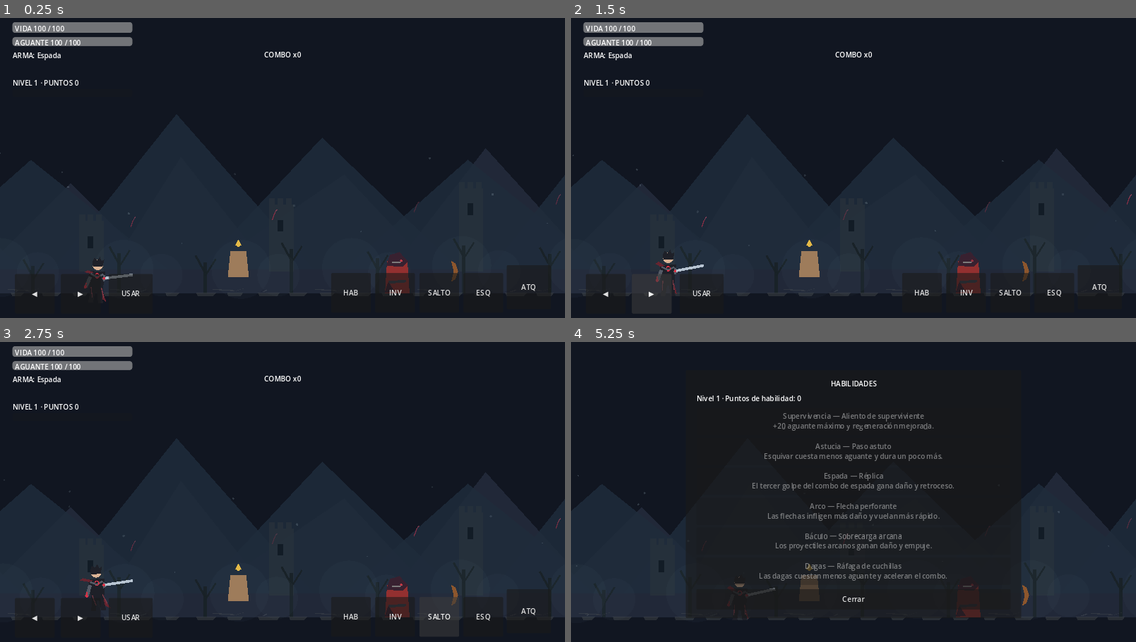
Above: before the commit, frames 1-4 (two rows, left to right).
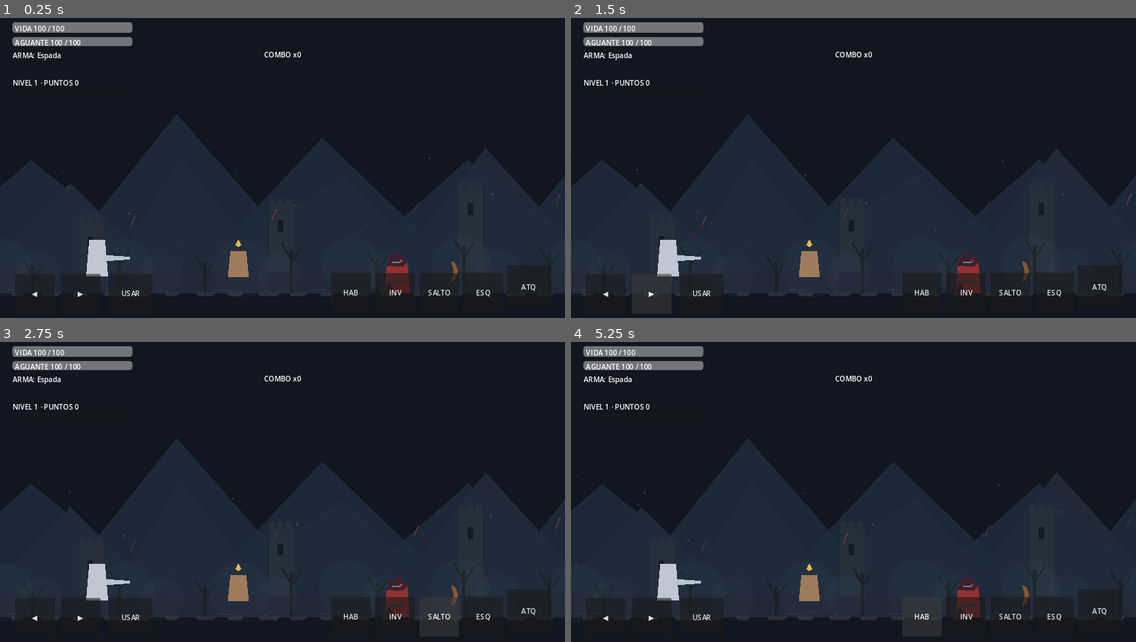
Above: after the commit, the same moments.

Repository: LoloscarPrr/EchoFragment
Game: Godot game, scene res://scenes/main/Main.tscn
The game is run twice, just before and just after one commit, with the same random seed, the same clock (stepped at 60 frames per second) and the same inputs.
Inputs (mouse positions are in pixels of both pictures, inside the frame that each line leads up to):
- Up to frame 1 (0.25 s): no input
- Up to frame 2 (1.5 s): click "◀" at 0.5 s; click "▶" at 1.25 s
- Up to frame 3 (2.75 s): click "SALTO" at 2 s
- Up to frame 4 (5.25 s): click "ESQ" at 2.75 s; click "INV" at 3.5 s; click (853, 474) at 4.25 s, where only the run before the commit has a clickable "Cerrar"; click "HAB" at 5 s

The runs differ from the first frame. In frame 1, 0.5% of the frame differs, in the area x 14-24%, y 73-95%; in frame 2, 0.5%; in frame 3, 0.5%; in frame 4, 10%, in the area x 2-97%, y 1-93%.
Error after the commit: Parse Error: Could not parse global class "CanonicalProtagonistVisual" from "res://scripts/player/CanonicalProtagonistVisual.gd". (res://scripts/player/Player.…

Commit message:
feat(visual): integrate canonical Portador del Eco reference poses into live sword playtest

Diff:
--- /dev/null
+++ b/scripts/player/CanonicalProtagonistVisual.gd
@@ -0,0 +1,93 @@
+class_name CanonicalProtagonistVisual
+extends Node2D
+
+## EchoFragment Fase 1.2: first visible integration of the canonical Portador del Eco.
+## The textures are isolated still poses from the *original* concept sheet.
+## They are NOT the finished 16-frame animation; preserving that distinction is deliberate.
+const IDLE_TEXTURE: Texture2D = preload("res://assets/player/portador_eco/idle_profile.webp")
+const GUARD_TEXTURE: Texture2D = preload("res://assets/player/portador_eco/guard.webp")
+const SLASH_TEXTURE: Texture2D = preload("res://assets/player/portador_eco/slash.webp")
+
+const FEET_Y := 49.0
+const IDLE_PIVOT := Vector2(97.0, 510.0)
+const GUARD_PIVOT := Vector2(290.0, 218.0)
+const SLASH_PIVOT := Vector2(313.0, 216.0)
+const IDLE_SCALE := 0.21
+const ATTACK_SCALE := 0.46
+
+var _sprite: Sprite2D
+var _elapsed := 0.0
+var _state: StringName = &"idle_ready"
+var _stance: StringName = &"idle"
+var _facing := 1.0
+var _base_y := 0.0
+
+func _ready() -> void:
+	_sprite = Sprite2D.new()
+	_sprite.name = "PortadorDelEco_OriginalArt"
+	_sprite.centered = false
+	_sprite.texture_filter = CanvasItem.TEXTURE_FILTER_LINEAR
+	add_child(_sprite)
+	_update_sprite()
+
+func _process(delta: float) -> void:
+	_elapsed += delta
+	if not is_instance_valid(_sprite):
+		return
+	# Only a subtle body animation until proper running/jump frames are drawn.
+	# Never modify the player root, collision shapes, or physical jumping velocity.
+	if _state == &"run_forward":
+		_sprite.position.y = _base_y - absf(sin(_elapsed * 12.0)) * 1.5
+	else:
+		_sprite.position.y = _base_y
+
+func configure(state: StringName, _progress: float, facing: float, reference_frame: int = -1) -> void:
+	_state = state
+	_facing = signf(facing) if facing != 0.0 else 1.0
+	var next_stance: StringName = &"idle"
+	if state == &"attack_light":
+		# A small true-to-source pose library, not synthetic rotations of body pieces.
+		# Gameplay's full 18-tick rhythm/hitbox timing is unchanged.
+		if reference_frame >= 6 and reference_frame <= 10:
+			next_stance = &"slash"
+		elif reference_frame >= 1 and reference_frame <= 14:
+			next_stance = &"guard"
+	if next_stance != _stance:
+		_stance = next_stance
+	_update_sprite()
+	else:
+		_update_facing_and_anchor()
+
+func _update_sprite() -> void:
+	if not is_instance_valid(_sprite):
+		return
+	match _stance:
+		&"guard":
+			_sprite.texture = GUARD_TEXTURE
+			_sprite.scale = Vector2.ONE * ATTACK_SCALE
+		&"slash":
+			_sprite.texture = SLASH_TEXTURE
+			_sprite.scale = Vector2.ONE * ATTACK_SCALE
+		_:
+			_sprite.texture = IDLE_TEXTURE
+			_sprite.scale = Vector2.ONE * IDLE_SCALE
+	_update_facing_and_anchor()
+
+func _update_facing_and_anchor() -> void:
+	if not is_instance_valid(_sprite) or _sprite.texture == null:
+		return
+	var pivot := IDLE_PIVOT
+	var texture_faces_right := false
+	if _stance == &"guard":
+		pivot = GUARD_PIVOT
+		texture_faces_right = true
+	elif _stance == &"slash":
+		pivot = SLASH_PIVOT
+		texture_faces_right = true
+	var want_right := _facing > 0.0
+	var mirrored := want_right != texture_faces_right
+	_sprite.flip_h = mirrored
+	var actual_pivot_x := float(_sprite.texture.get_width()) - pivot.x if mirrored else pivot.x
+	var s := _sprite.scale.x
+	_sprite.position = Vector2(-actual_pivot_x * s, FEET_Y - pivot.y * s)
+	_base_y = _sprite.position.y
--- a/scripts/player/Player.gd
+++ b/scripts/player/Player.gd
@@ -33,6 +33,7 @@
 var progression := Progression.new()
 var animation_controller := CharacterAnimationController.new()
 var proxy_visual: ProtagonistProxyVisual
+var canonical_visual: CanonicalProtagonistVisual
 var combat_effects: P0CombatEffects
 var _sword_hit_committed := false
 var _hitstop_active := false
@@ -57,6 +58,9 @@
 	_visual_base_scale = visual.scale
 	proxy_visual = ProtagonistProxyVisual.new()
 	add_child(proxy_visual)
+	canonical_visual = CanonicalProtagonistVisual.new()
+	add_child(canonical_visual)
+	proxy_visual.visible = false
 	combat_effects = P0CombatEffects.new()
 	add_child(combat_effects)
 	visual.visible = false
@@ -310,8 +314,17 @@
 	projectile.configure(facing, damage, speed, knockback, global_position)
 
 func _update_visual(delta: float) -> void:
+	# Use the actual canonical Portador del Eco art when wielding the sword.
+	# Other weapons retain their existing proxy until canonical poses exist.
+	var show_canonical := weapon_mode == WeaponMode.SWORD and is_instance_valid(canonical_visual)
+	if is_instance_valid(canonical_visual):
+		canonical_visual.visible = show_canonical
+		if show_canonical:
+			canonical_visual.configure(animation_controller.state, animation_controller.state_progress(), facing, animation_controller.attack_reference_frame_index())
 	if is_instance_valid(proxy_visual):
-		proxy_visual.configure(animation_controller.state, animation_controller.state_progress(), facing, animation_controller.drawing_index())
+		proxy_visual.visible = not show_canonical
+		if not show_canonical:
+			proxy_visual.configure(animation_controller.state, animation_controller.state_progress(), facing, animation_controller.drawing_index())
 	if absf(velocity.x) > 15.0 and is_on_floor():
 		var bob := sin(Time.get_ticks_msec() * 0.018) * 2.0
 		visual.position.y = move_toward(visual.position.y, bob, 40.0 * delta)
@@ -397,7 +410,9 @@
 		return
 
 	_sword_hit_committed = true
-	if is_instance_valid(combat_effects):
+	# The canonical slash pose already contains its red Echo energy. Avoid
+	# layering the old generic painted arc on top of the real illustration.
+	if is_instance_valid(combat_effects) and not (is_instance_valid(canonical_visual) and canonical_visual.visible):
 		combat_effects.play_slash(facing)
 
 	var hit_count := hitbox.strike(global_position)
Binary file added: assets/player/portador_eco/guard.webp
Binary file added: assets/player/portador_eco/idle_profile.webp
Binary file added: assets/player/portador_eco/slash.webp
Not shown, changed: export_presets.cfg
Not shown, changed: .github/workflows/android-playtest.yml
Not shown, added: docs/animation/CANONICAL_VISUAL_PHASE_1_2.md
